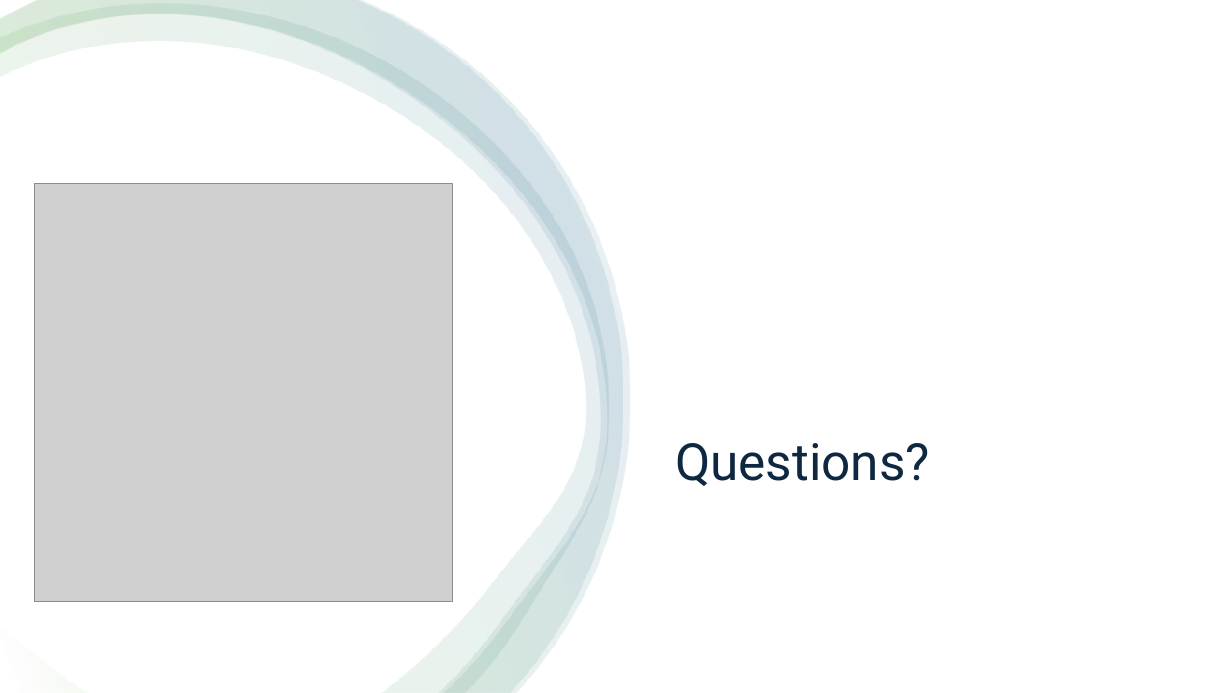
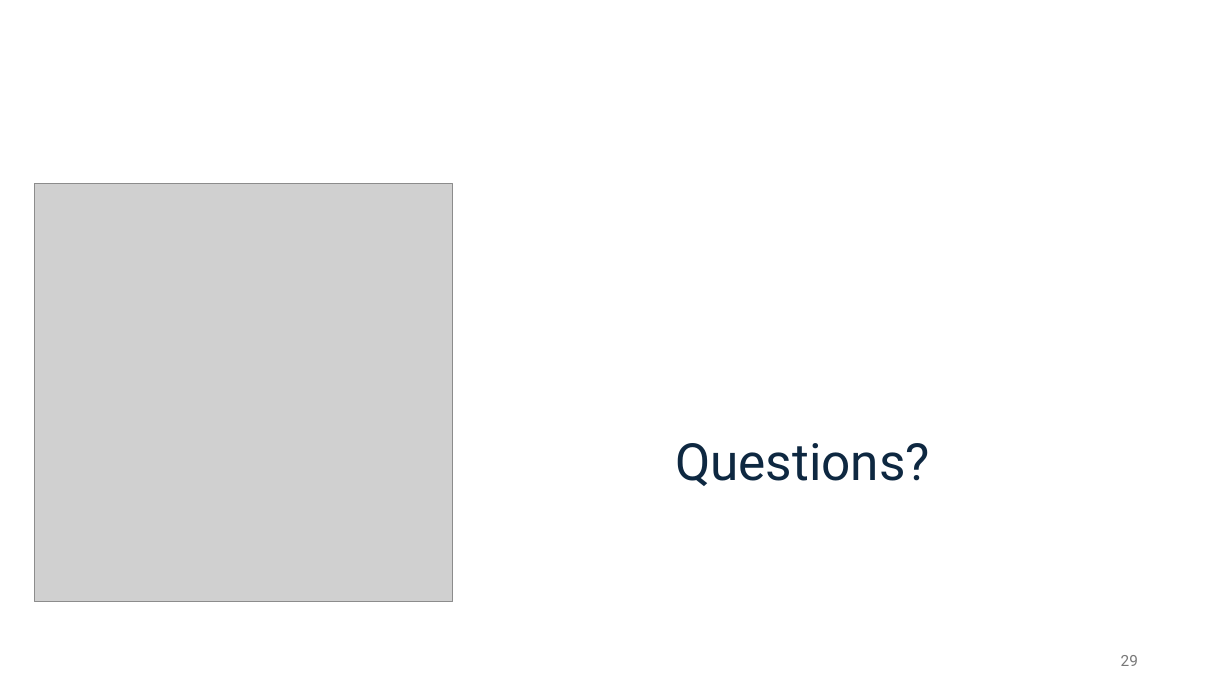
Before and after one commit to matt-neave/verificationAwareElixir, a slide deck: slide 29 of presentation/Verlixir Presentation.pptx (slide 18 before the commit). Drawn at 1232x693 pixels with LibreOffice and Linux fonts; fonts in the diff are those of the drawing; grey boxes stand for pictures. Boxes give left, top, right and bottom in pixels: in the first picture for what was removed or moved away, otherwise in the second. Text is boxed around its words. In the diff, an @@ line names an element or a change of style, - is before the commit and + after.

```diff
--- a/presentation/Verlixir Presentation.pptx
+++ b/presentation/Verlixir Presentation.pptx
@@ rectangle removed at [0,0,1232,693] @@
@@ freeform shape removed at [0,4,609,693] @@
@@ freeform shape removed at [0,0,623,693] @@
@@ freeform shape removed at [0,0,630,692] @@
@@ page number added at [1121,655,1138,666], 12 pt, text #797979 @@
+29
```
Also in this commit, not shown: 15 other slides changed, 13 slides added, 2 slides removed, 18 other files.
